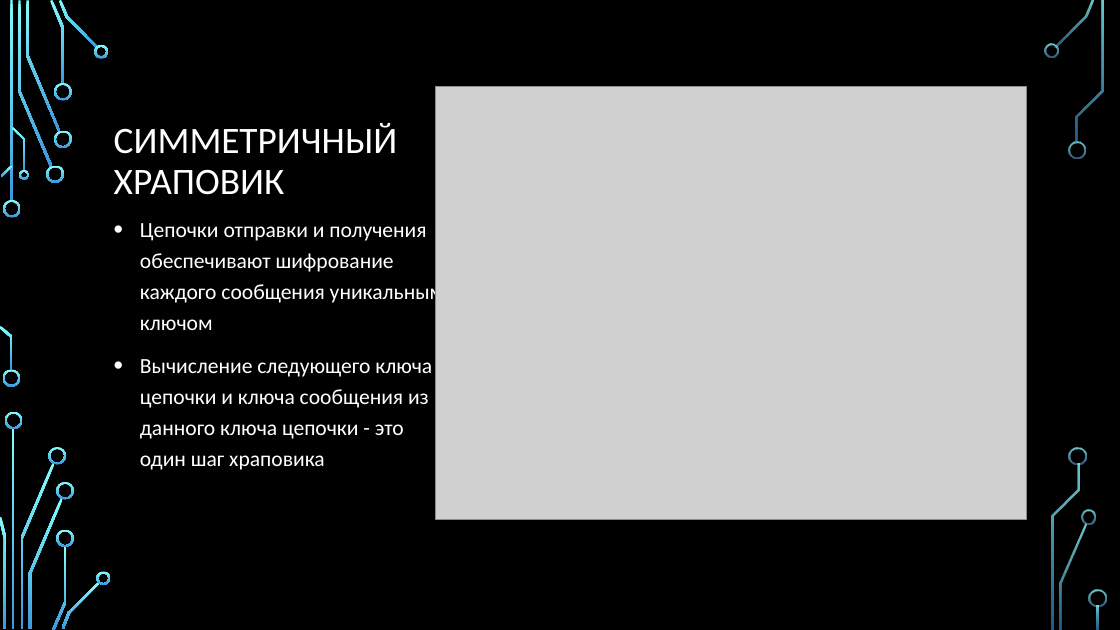
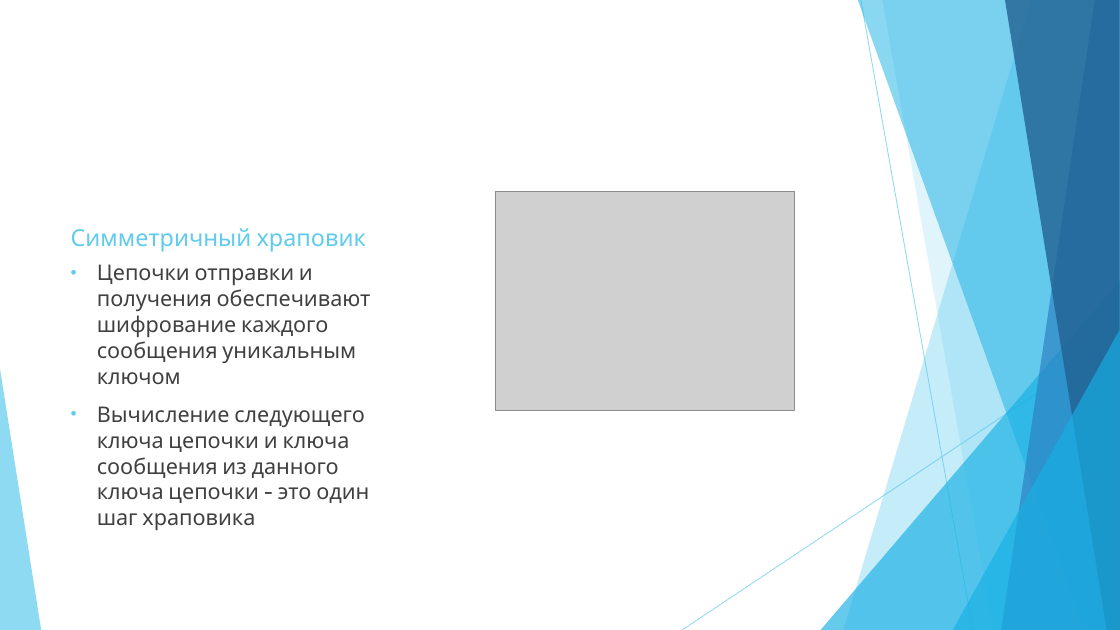
Before and after one commit to natallia-zzz/messenger_crypt, a slide deck: slide 10 of SignalProtocol.pptx (slide 6 before the commit). Drawn at 1120x630 pixels with LibreOffice and Linux fonts; fonts in the diff are those of the drawing; grey boxes stand for pictures; background and template pictures are left out. Boxes give left, top, right and bottom in pixels: in the first picture for what was removed or moved away, otherwise in the second. Text is boxed around its words. In the diff, an @@ line names an element or a change of style, - is before the commit and + after.

```diff
--- a/SignalProtocol.pptx
+++ b/SignalProtocol.pptx
@@ background picture (left out) to #FFFFFF @@
@@ picture: place and size @@
-picture at (436, 86, 1027, 519)
+picture at (496, 192, 795, 411)
@@ title at (71, 228, 366, 252): text changed; size 32 to 20 pt; font Calibri to Cabin; text colour #FFFFFF to #5FCBEF @@
-СИММЕТРИЧНЫЙ ХРАПОВИК
+Симметричный храповик
@@ text "Цепочки отправки и получения обеспечивают ...": place and size @@
-text "Цепочки отправки и получения обеспечивают ..." at (140, 223, 445, 470)
+text "Цепочки отправки и получения обеспечивают ..." at (97, 264, 371, 503)
@@ text "Цепочки отправки и получения обеспечивают ..." at (97, 264, 371, 503): font Calibri to Cabin, text colour #FFFFFF to #404040; line spacing 1.2 to 1 @@
@@ group added at (0, 0, 1120, 630): 5 freeform shapes, 3 triangles, 2 lines @@
@@ group removed at (0, 0, 1107, 630): 33 freeform shapes, 3 rectangles @@
```
Also in this commit, not shown: 13 other slides changed, 5 slides added, 1 slide removed, 2 other files.
